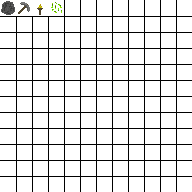
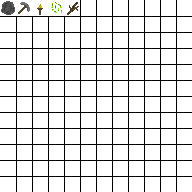
The second 192 x 192 image is a revision of the first. Changes to its layers:
added layer "wood" in group "items" over [67, 2, 79, 15]
painted on "grid" over [64, 0, 79, 16]
